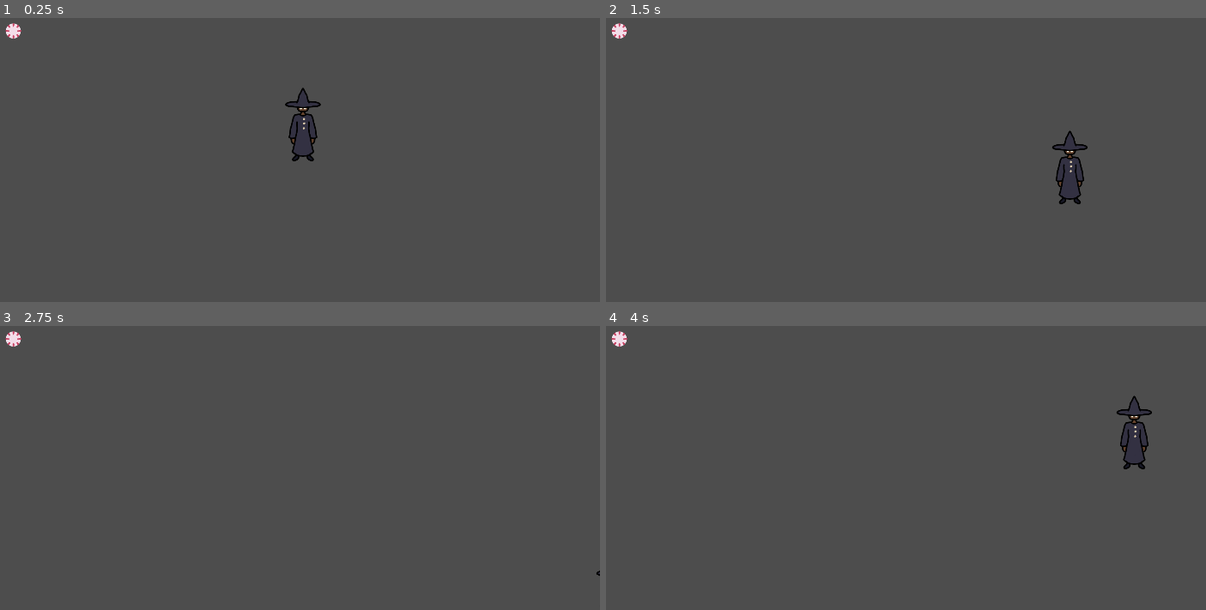
Above: before the commit, frames 1-4 (two rows, left to right).
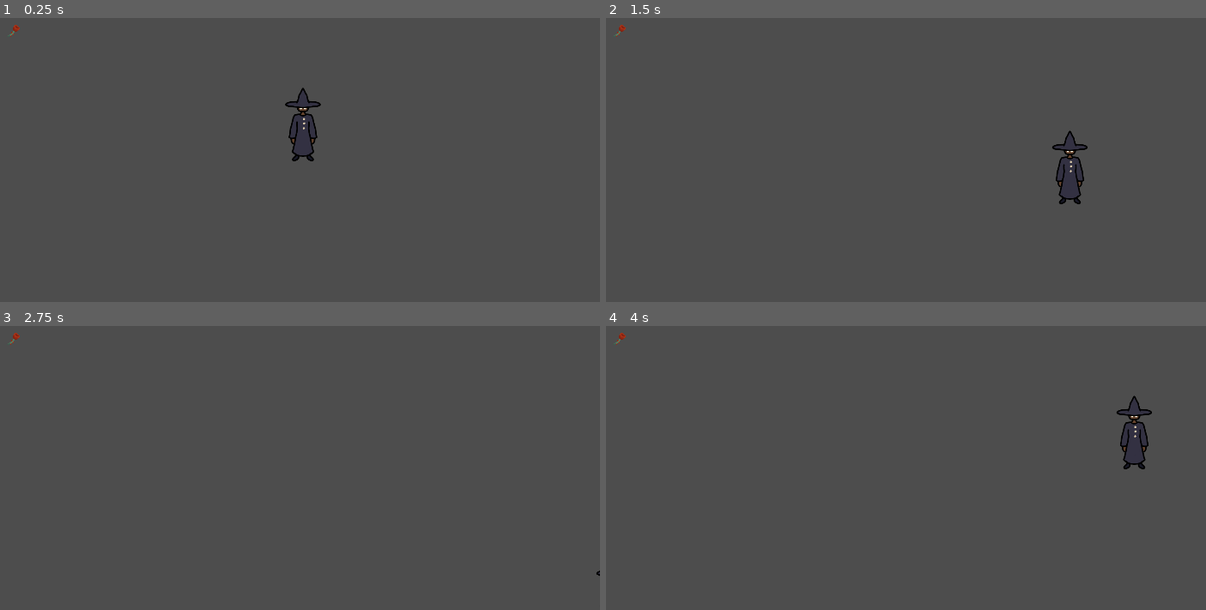
Above: after the commit, the same moments.

Repository: aryuserious/witch-in-training
Game: Godot game, scene res://scenes/level_1.tscn
The game is run twice, just before and just after one commit, with the same random seed, the same clock (stepped at 60 frames per second) and the same inputs.
Inputs:
- Up to frame 1 (0.25 s): no input
- Up to frame 2 (1.5 s): tap Enter at 0.5 s; hold D (right) 0.53-1.28 s; tap Q (drop) at 0.6 s; hold S (down) from 1.28 s (still down); tap E (pickup) at 1.35 s
- Up to frame 3 (2.75 s): release S (down) at 2.03 s; hold D (right) from 2.03 s (still down); tap Q (drop) at 2.1 s
- Up to frame 4 (4 s): release D (right) at 2.78 s; hold W (up) 2.78-3.53 s; tap E (pickup) at 2.85 s; tap Space at 3.5 s; hold A (left) from 3.53 s (still down); tap Q (drop) at 3.6 s

The runs differ from the first frame. In frame 1, 0.1% of the frame differs, in the area x 0-4%, y 1-8%; in frame 2, 0.1%; in frame 3, 0.1%; in frame 4, 0.1%.

Commit message:
update ingredient assets

Diff:
--- a/scenes/peppermint_candy_ingredient.tscn
+++ b/scenes/peppermint_candy_ingredient.tscn
@@ -17,7 +17,7 @@
 scale = Vector2(0.5, 0.5)
 texture = ExtResource("2_a7wxe")
 region_enabled = true
-region_rect = Rect2(5.95317, 15.1818, 60.1552, 59.1299)
+region_rect = Rect2(222.146, 21.0538, 53.6239, 49.7936)
 
 [node name="CollisionShape2D" type="CollisionShape2D" parent="."]
 shape = SubResource("CircleShape2D_62y6x")
Binary file changed: assets/ingredients.png
Not shown, changed: assets/ingredients.png~
